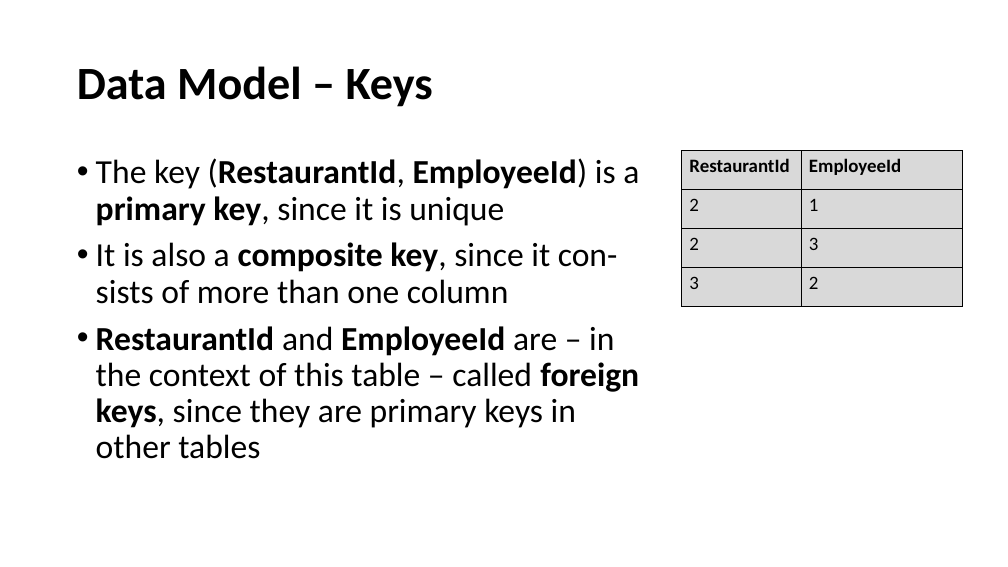
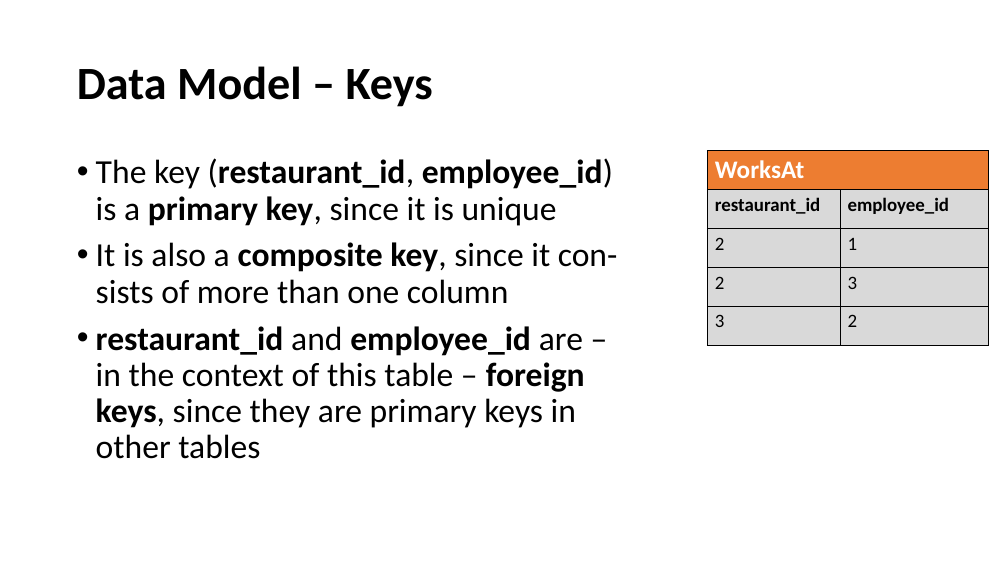
Before and after one commit to perl-easj/OOProg, a slide deck: slide 30 of Chap/DB/Presentations/DBRelationalModel.pptx. Drawn at 1008x567 pixels with LibreOffice and Linux fonts; fonts in the diff are those of the drawing. Boxes give left, top, right and bottom in pixels: in the first picture for what was removed or moved away, otherwise in the second. Text is boxed around its words. In the diff, an @@ line names an element or a change of style, - is before the commit and + after.

Commit message:
Consistency update of DB presentations
Plus DB scripts and a Table template spreadsheet.

```diff
--- a/Chap/DB/Presentations/DBRelationalModel.pptx
+++ b/Chap/DB/Presentations/DBRelationalModel.pptx
@@ text at box(96, 158, 613, 226): text changed @@
-• The key (RestaurantId, EmployeeId) is a primary key, since it is unique
+• The key (restaurant_id, employee_id) is a primary key, since it is unique
@@ table at box(708, 151, 988, 346) @@
-row 1: RestaurantId | EmployeeId
+row 1: WorksAt | 
+row 2: restaurant_id | employee_id
@@ table: place and size @@
-table at box(682, 151, 963, 307)
+table at box(708, 151, 988, 346)
@@ text at box(96, 326, 585, 459): text changed @@
-• RestaurantId and EmployeeId are – in the context of this table – called foreign keys, since they are primary keys in other tables
+• restaurant_id and employee_id are – in the context of this table – foreign keys, since they are primary keys in other tables
```
Also in this commit, not shown: 26 other slides changed, 10 other files.
